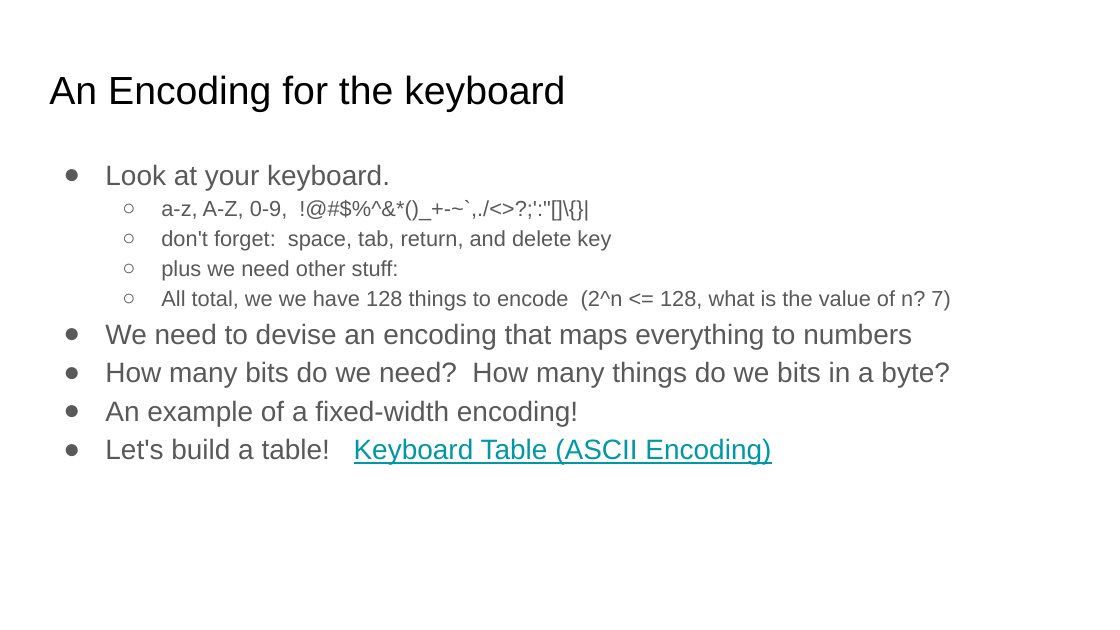
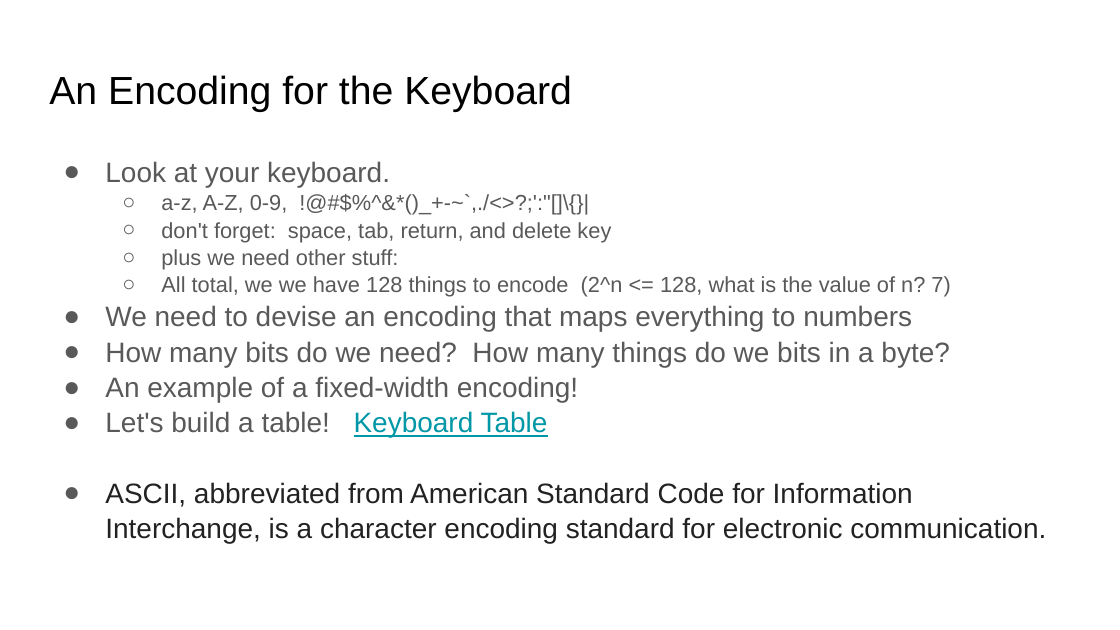
Before and after one commit to COMP122/comp122-s23, a slide deck: slide 16 of format-encodings/documents/introduction-to-encodings.pptx (slide 14 before the commit). Drawn at 1120x630 pixels with LibreOffice and Linux fonts; fonts in the diff are those of the drawing. Boxes give left, top, right and bottom in pixels: in the first picture for what was removed or moved away, otherwise in the second. Text is boxed around its words. In the diff, an @@ line names an element or a change of style, - is before the commit and + after.

```diff
--- a/format-encodings/documents/introduction-to-encodings.pptx
+++ b/format-encodings/documents/introduction-to-encodings.pptx
@@ title at box(49, 75, 572, 112): text changed @@
-An Encoding for the keyboard
+An Encoding for the Keyboard
@@ text at box(105, 161, 950, 402): line spacing 1.15 to 1.05 @@
@@ text at box(105, 411, 1046, 543): text changed; text colour #0097A7 to #222222 @@
-● Let's build a table! Keyboard Table (ASCII Encoding)
+● Let's build a table! Keyboard Table
+● ASCII, abbreviated from American Standard Code for Information Interchange, is a character encoding standard for electronic communication.
```
Also in this commit, not shown: 9 other slides changed, 2 slides added, 1 slide removed.
